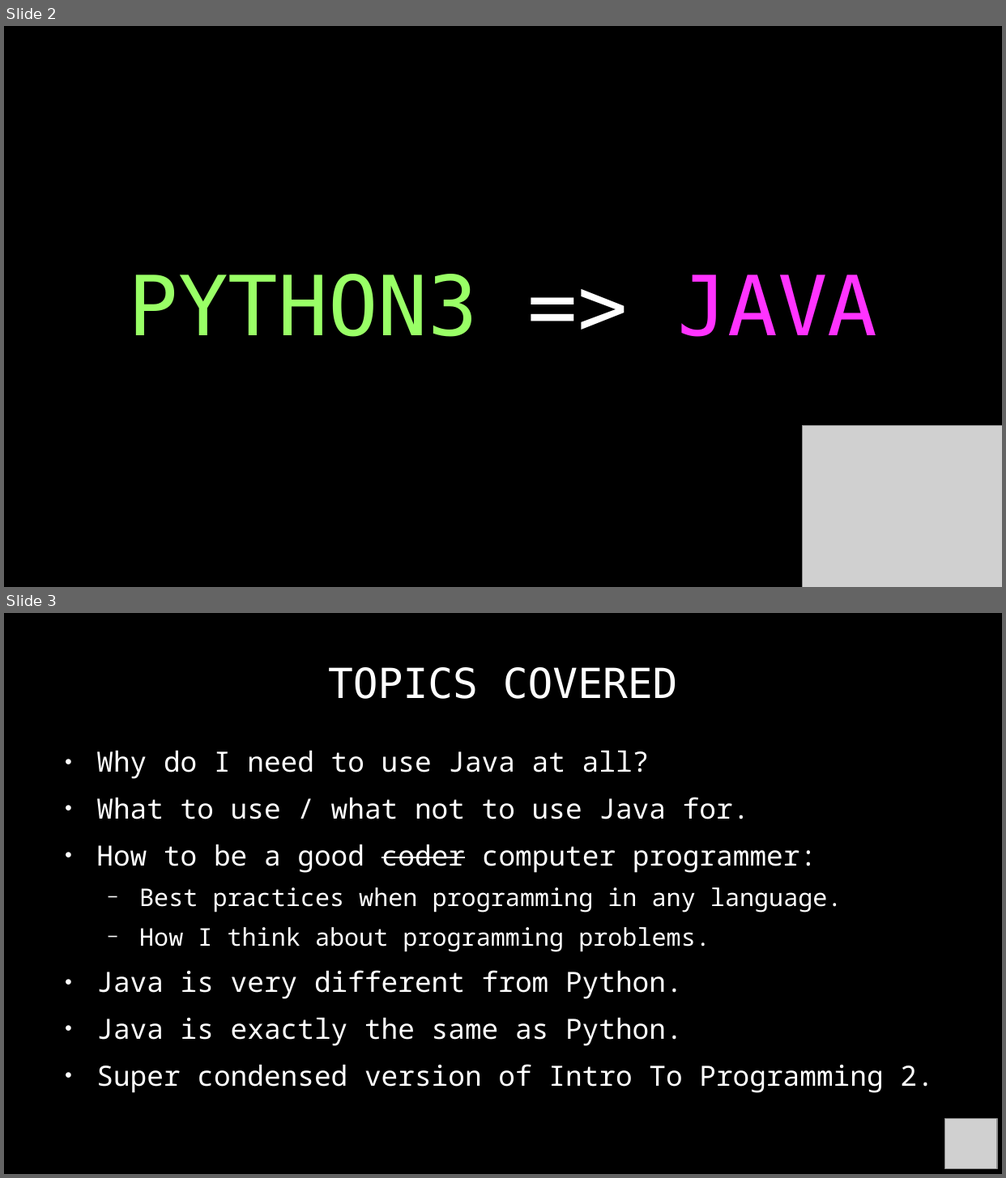
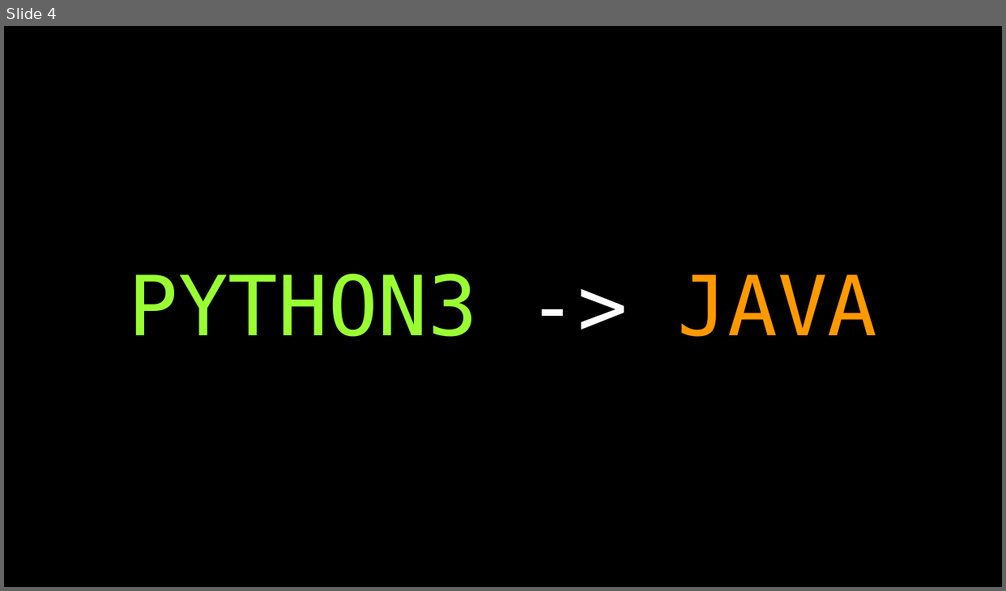
Before and after one commit to RyanFleck/Projects, a slide deck: Teaching/RCF_Py_Java_Tutorial.odp. Shown one above the other, each under a label of ours: slides 2 and 3 before the commit, slide 4 after it. The pictures are 1006x1178 and 1006x591 pixels, drawn with LibreOffice and Linux fonts; fonts in the diff are those of the drawing; grey boxes stand for pictures; background and template pictures are left out. Boxes give left, top, right and bottom in pixels: in the first picture for what was removed or moved away, otherwise in the second. Text is boxed around its words. In the diff, an @@ line names an element or a change of style, - is before the commit and + after.

```diff
--- a/Teaching/RCF_Py_Java_Tutorial.odp
+++ b/Teaching/RCF_Py_Java_Tutorial.odp
@@ slide 3 removed at [4, 613, 1002, 1174], background #000000 @@
@@ title removed at [328, 667, 678, 699] @@
-TOPICS COVERED
@@ text removed at [96, 750, 842, 1087] @@
-● Why do I need to use Java at all?
-● What to use / what not to use Java for.
-● How to be a good coder computer programmer:
-  − Best practices when programming in any language.
-  − How I think about programming problems.
-● Java is very different from Python.
-● Java is exactly the same as Python.
-● Super condensed version of Intro To Programming 2.
@@ picture removed at [945, 1119, 997, 1169] @@
@@ what was slide 2 is now slide 4 @@
@@ slide 4 changed as well @@
@@ text at [128, 274, 878, 337]: text changed; text colour #99FF66 to #99FF33 @@
-PYTHON3 => JAVA
+PYTHON3 -> JAVA
@@ picture removed at [803, 426, 1002, 587] @@
```
Also in this commit, not shown: 1 other slide changed, 43 slides added, 1 other slide removed, 3 other files.
